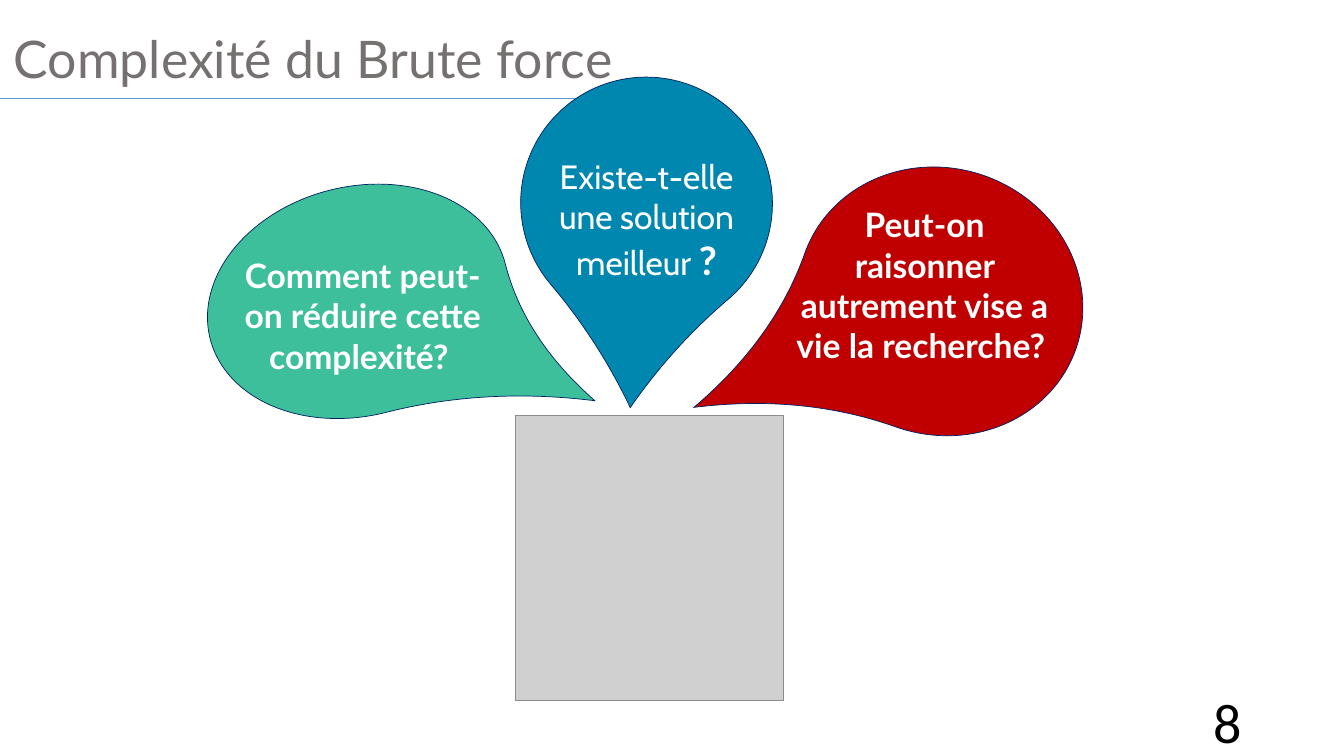
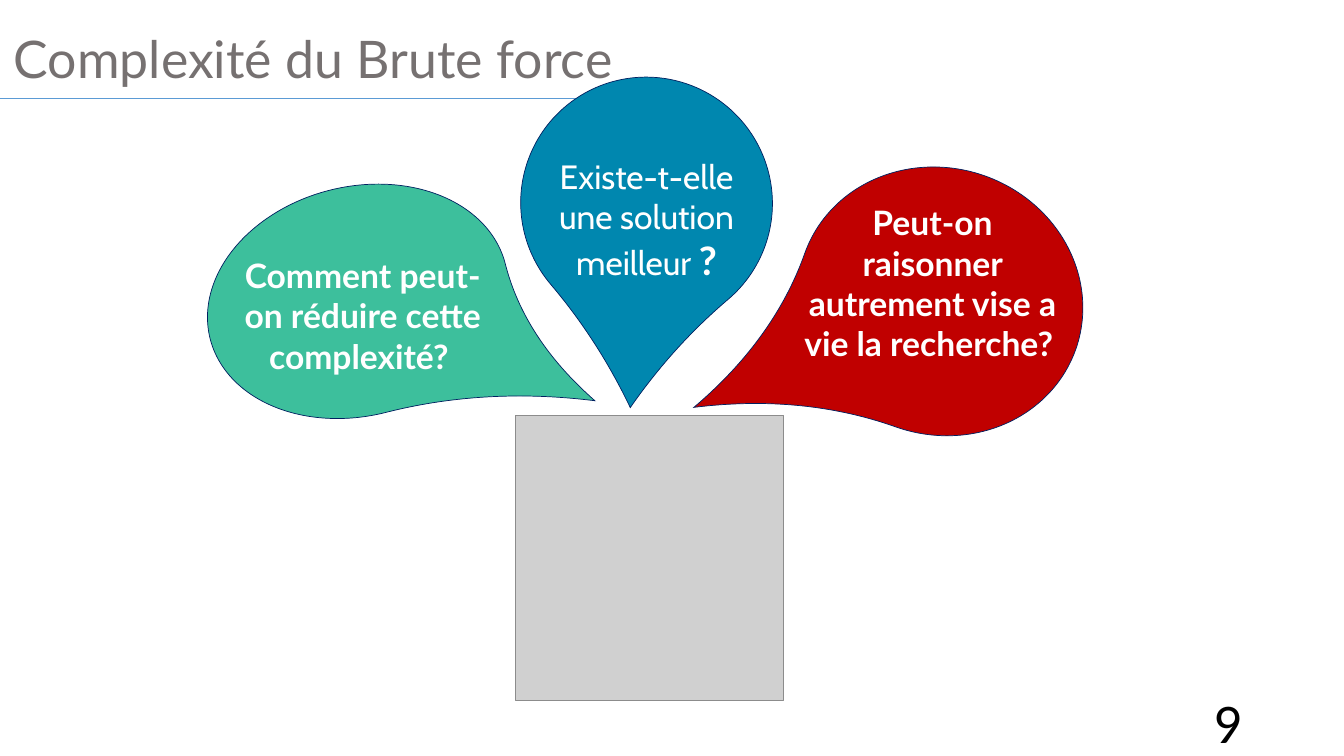
Before and after one commit to web-ai-master/academic-projects, a slide deck: slide 9 of CA/Project/Presentation-Projet-KMP.pptx (slide 8 before the commit). Drawn at 1344x756 pixels with LibreOffice and Linux fonts; fonts in the diff are those of the drawing; grey boxes stand for pictures. Boxes give left, top, right and bottom in pixels: in the first picture for what was removed or moved away, otherwise in the second. Text is boxed around its words. In the diff, an @@ line names an element or a change of style, - is before the commit and + after.

```diff
--- a/CA/Project/Presentation-Projet-KMP.pptx
+++ b/CA/Project/Presentation-Projet-KMP.pptx
@@ text "Peut-on raisonner autrement vise a ...": place and size @@
-text "Peut-on raisonner autrement vise a ..." at box(796, 212, 1048, 359)
+text "Peut-on raisonner autrement vise a ..." at box(804, 210, 1056, 357)
@@ page number at box(1213, 706, 1241, 743): text changed @@
-8
+9
```
Also in this commit, not shown: 7 other slides changed, 1 slide added, 6 other files.
